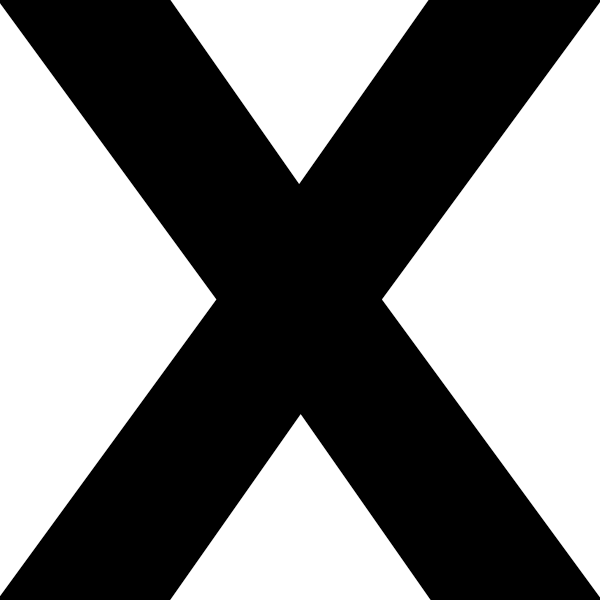
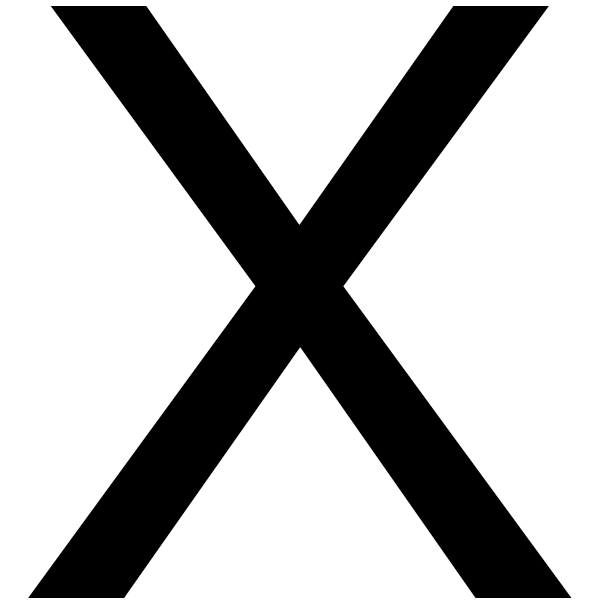
Revision of a layered w=600, h=600 image; what changed, layer by layer:
painted on "X" over [0, 0, 600, 600]
